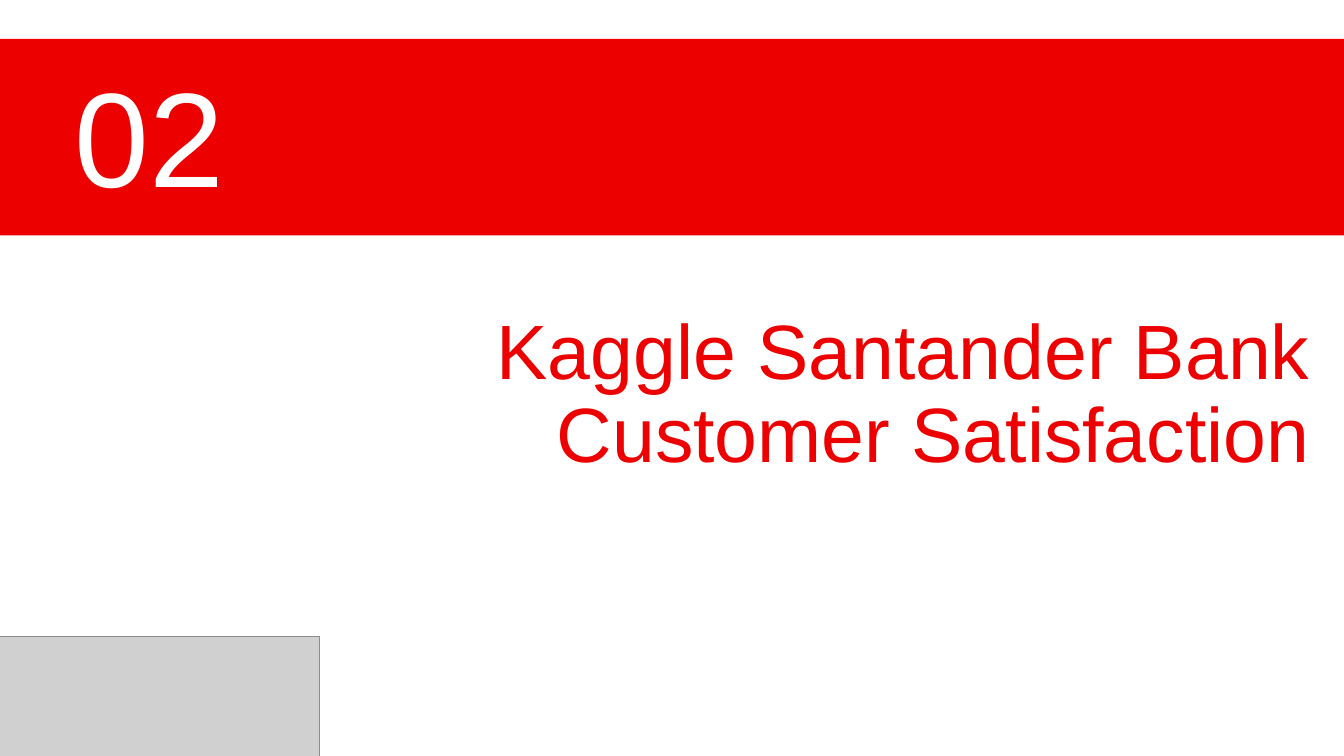
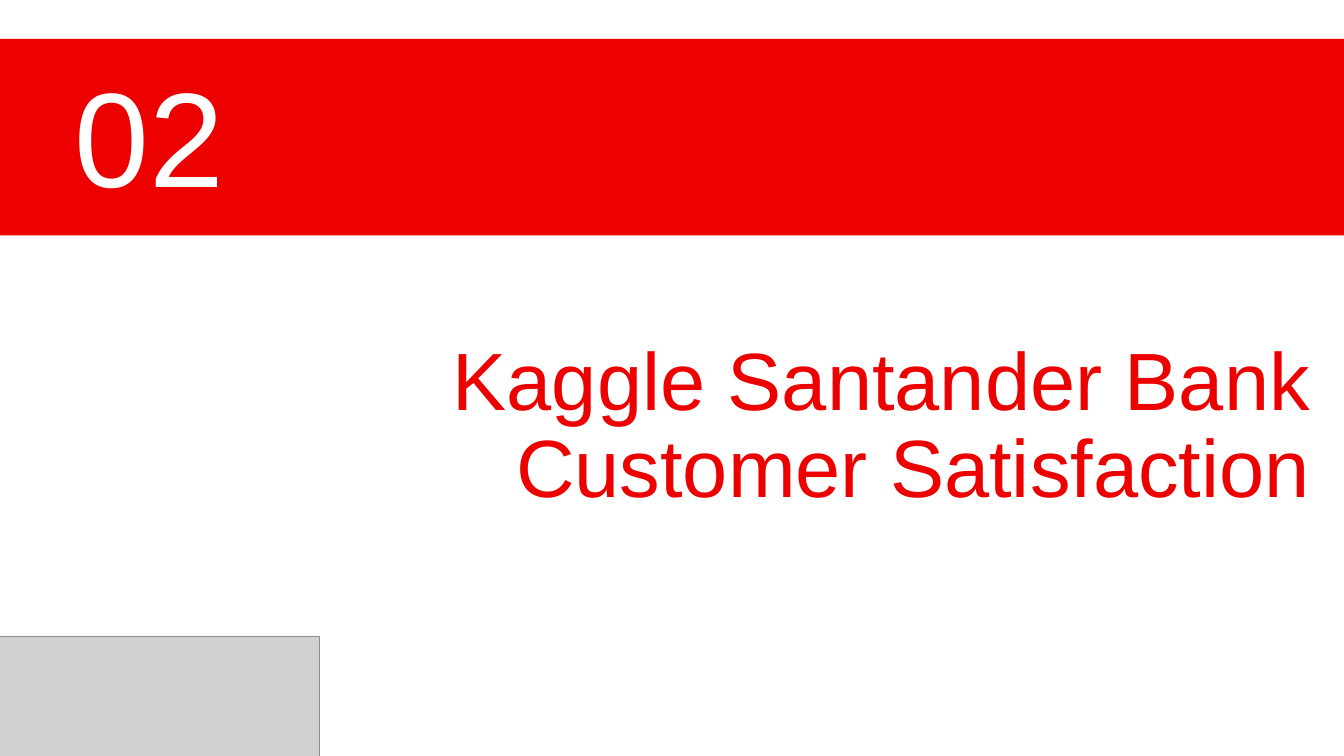
Before and after one commit to jaemin1020/big20-ML-project2-team3, a slide deck: slide 1 of SantanderCS/report/ppt/산탄데르_ppt_template.pptx. Drawn at 1344x756 pixels with LibreOffice and Linux fonts; fonts in the diff are those of the drawing; grey boxes stand for pictures; background and template pictures are left out. Boxes give left, top, right and bottom in pixels: in the first picture for what was removed or moved away, otherwise in the second. Text is boxed around its words. In the diff, an @@ line names an element or a change of style, - is before the commit and + after.

```diff
--- a/SantanderCS/report/ppt/산탄데르_ppt_template.pptx
+++ b/SantanderCS/report/ppt/산탄데르_ppt_template.pptx
@@ title "Kaggle Santander Bank Customer Satisfaction": place and size @@
-title "Kaggle Santander Bank Customer Satisfaction" at <box>497,323,1310,463</box>
+title "Kaggle Santander Bank Customer Satisfaction" at <box>453,351,1310,498</box>
@@ title "Kaggle Santander Bank Customer Satisfaction" at <box>453,351,1310,498</box>: size 55 to 58 pt @@
```
Also in this commit, not shown: 2 other slides changed.
